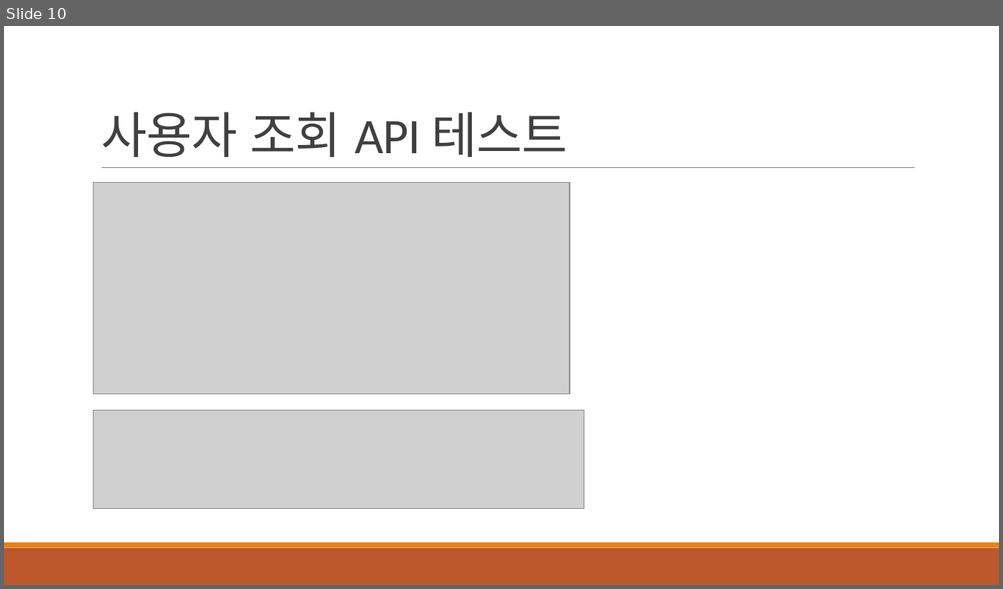
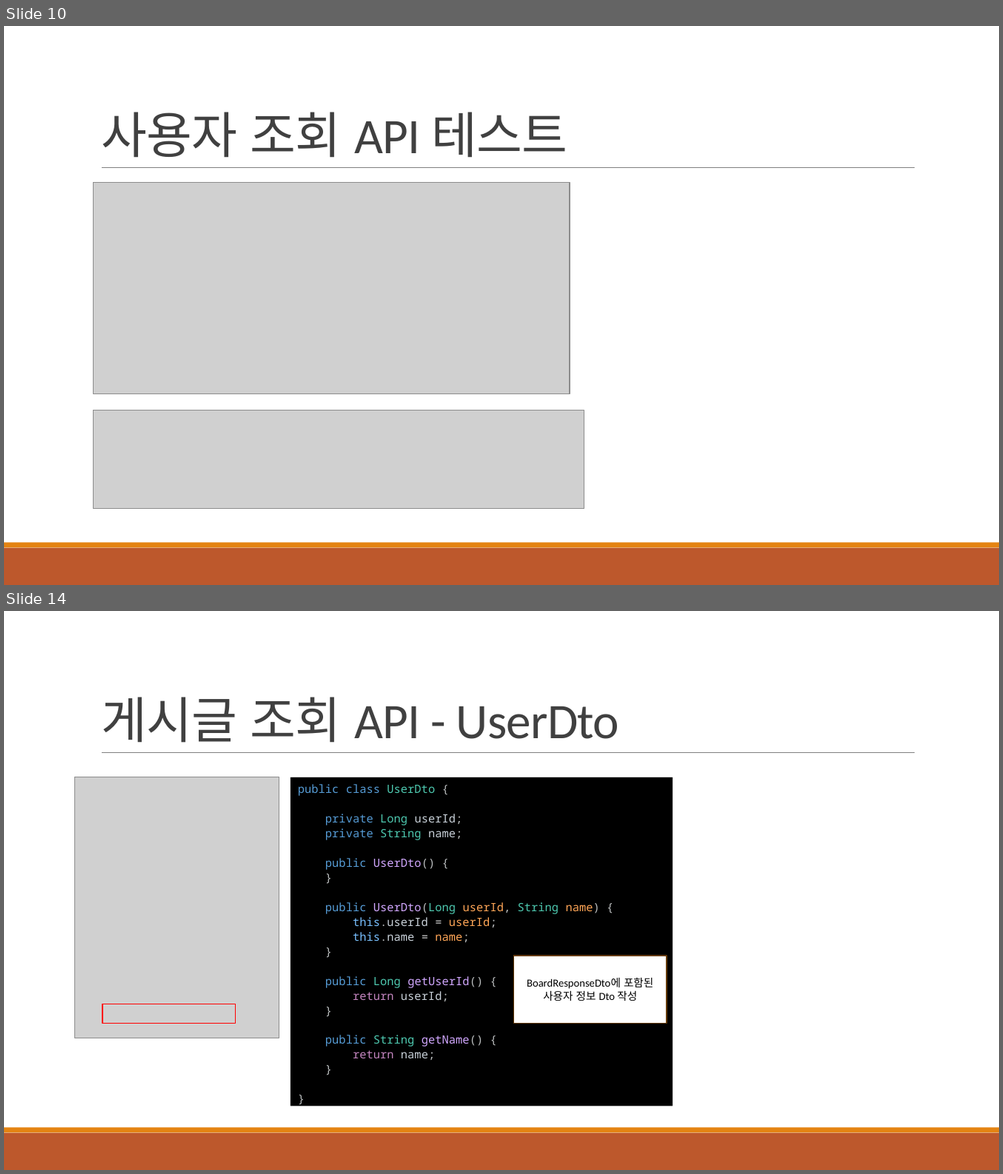
Before and after one commit to khb3025/study-msa, a slide deck: msa-ppt/3.데이터 조회 API 구현.pptx. Shown one above the other, each under a label of ours: slide 10 before the commit, slides 10 and 14 after it; the slides between them are not shown. The pictures are 1003x589 and 1003x1174 pixels, drawn with LibreOffice and Linux fonts; fonts in the diff are those of the drawing; grey boxes stand for pictures. Boxes give left, top, right and bottom in pixels: in the first picture for what was removed or moved away, otherwise in the second. Text is boxed around its words. In the diff, an @@ line names an element or a change of style, - is before the commit and + after.

Commit message:
feat : [MSA] 게시글 Service -> 사용자 Service API 통신 기능 작성

```diff
--- a/msa-ppt/3.데이터 조회 API 구현.pptx
+++ b/msa-ppt/3.데이터 조회 API 구현.pptx
@@ slide 14 added at box(4, 611, 999, 1170), background #FFFFFF; not listed: 3 template elements that a slide beside it also shows @@
@@ title added at box(101, 697, 620, 743), 48 pt, text #404040 @@
+게시글 조회 API - UserDto
@@ picture added at box(75, 777, 279, 1039) @@
@@ rectangle added at box(290, 777, 672, 1106), fill #000000, 11 pt, text #569CD6 @@
+public class UserDto {
+private Long userId;
+private String name;
+public UserDto() {
+}
+public UserDto(Long userId, String name) {
+this.userId = userId;
+this.name = name;
+}
+public Long getUserId() {
+return userId;
+}
+public String getName() {
+return name;
+}
+}
@@ rectangle added at box(514, 956, 666, 1024), fill #FFFFFF, outline #643908 1.25 pt, 10.5 pt, text #000000 @@
+BoardResponseDto에 포함된 사용자 정보 Dto 작성
@@ rectangle added at box(102, 1004, 236, 1024), outline #FF0000 1.25 pt @@
```
Also in this commit, not shown: 8 other slides added, 8 other files.
